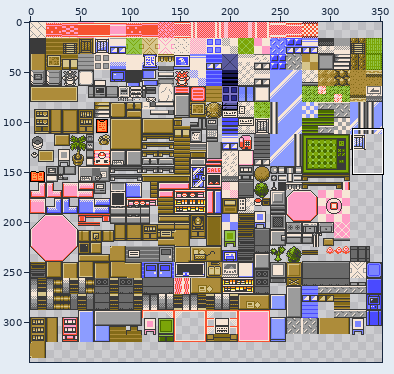
Sprite sheet -- Pokemon Brown 3D/Content/Textures/Inside.png. Above, an overview of the earlier version with the close-up marked.
Close-up. First the earlier version:
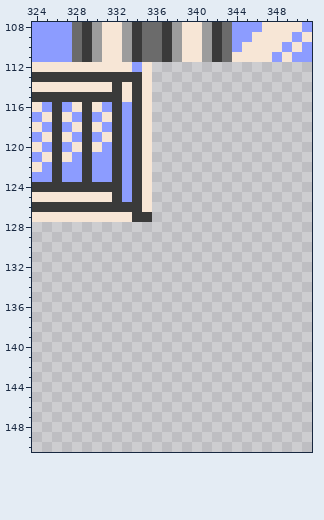
The file is 352x352 pixels. Colours within 5 levels of each other are drawn and written as one. Shown: x 324..351, y 108..150. The wide view leaves out empty margins.
Now the later version:
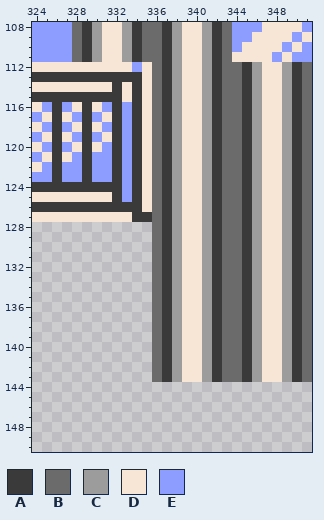
Palette (. is transparent): A #3a3a3a  B #6b6b6b  C #9c9c9c  D #f7e6d6  E #8c9cff
Diff:
y 112..143: x 336..351 ................ -> BACDDCABBACDDCAB
Pixel boxes of the changes (left, top, right, bottom) in both close-ups:
added: (152, 62, 312, 382)
